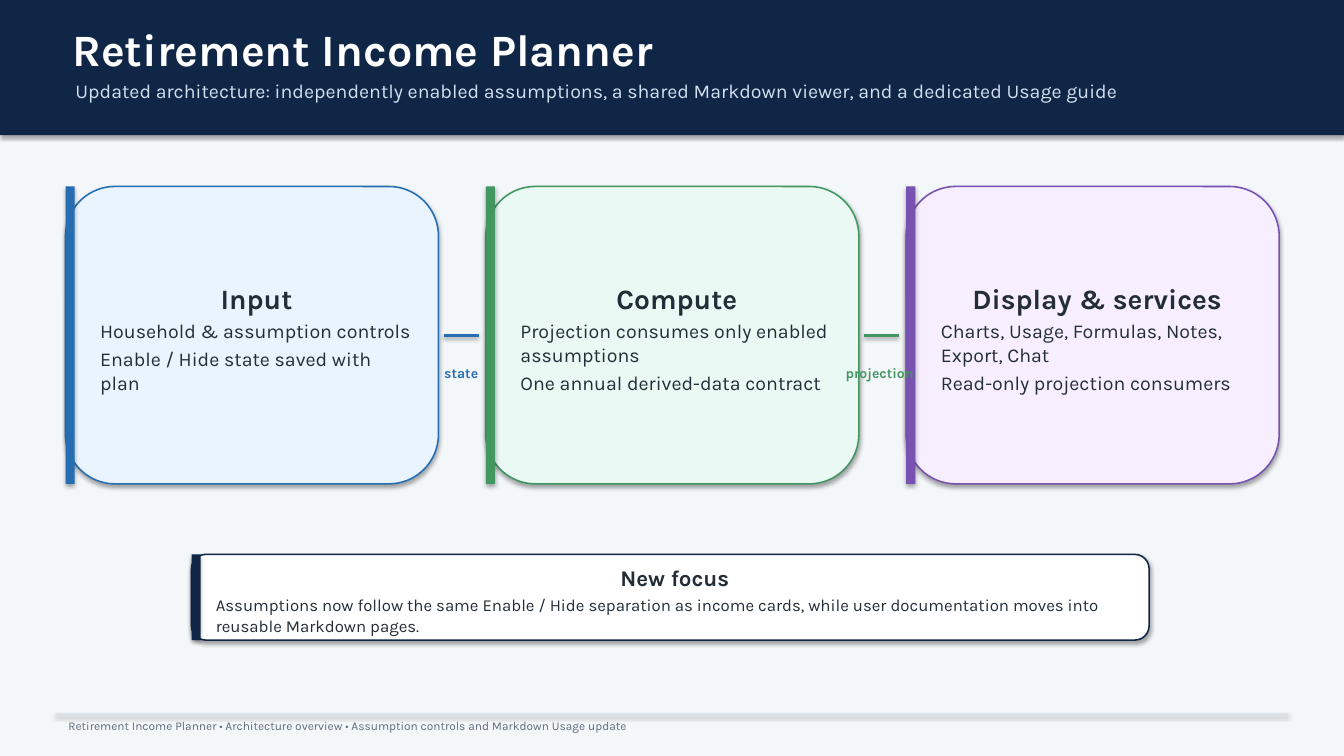
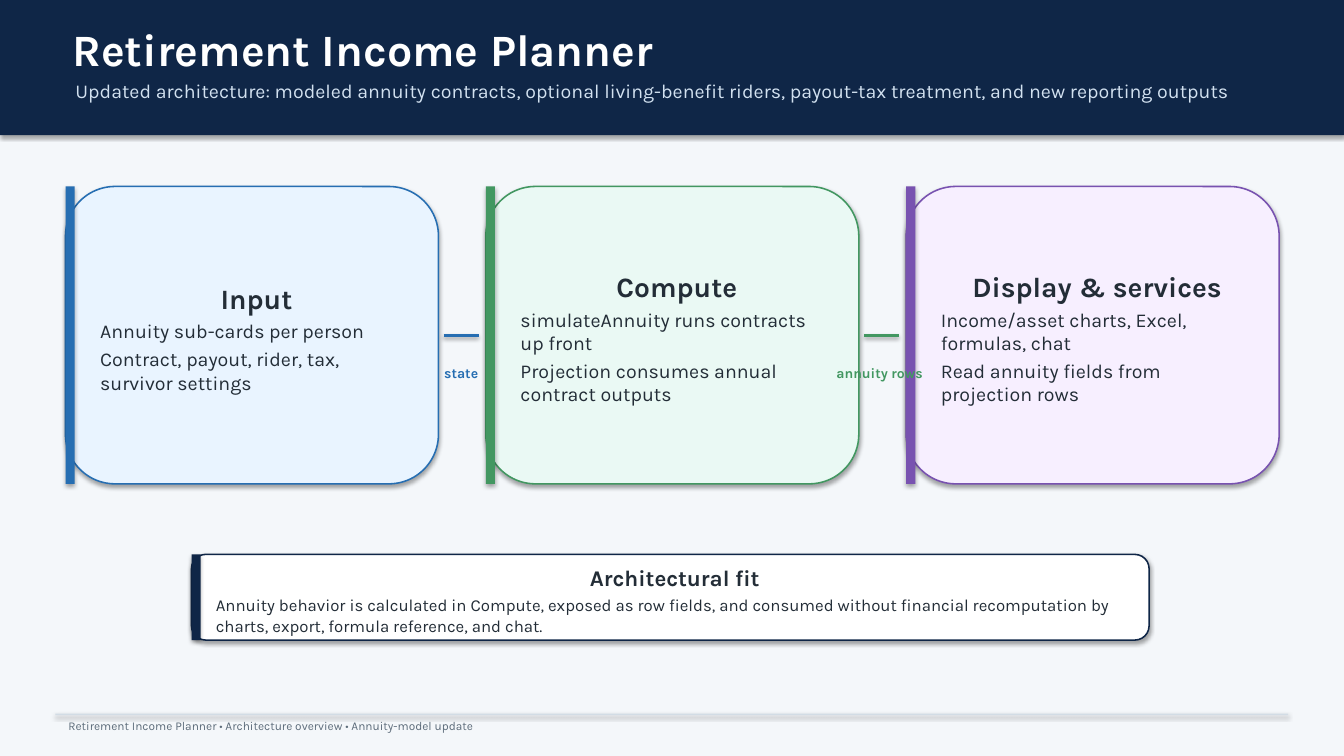
Before and after one commit to howardc64/retirefin, a slide deck: slide 1 of docs/retirement_income_planner_architecture.pptx. Drawn at 1344x756 pixels with LibreOffice and Linux fonts; fonts in the diff are those of the drawing. Boxes give left, top, right and bottom in pixels: in the first picture for what was removed or moved away, otherwise in the second. Text is boxed around its words. In the diff, an @@ line names an element or a change of style, - is before the commit and + after.

```diff
--- a/docs/retirement_income_planner_architecture.pptx
+++ b/docs/retirement_income_planner_architecture.pptx
@@ text at (x1=75, y1=84, x2=1228, y2=103): text changed @@
-Updated architecture: independently enabled assumptions, a shared Markdown viewer, and a dedicated Usage guide
+Updated architecture: modeled annuity contracts, optional living-benefit riders, payout-tax treatment, and new reporting outputs
@@ text in rounded rectangle at (x1=100, y1=324, x2=363, y2=395): text changed @@
-Household & assumption controls
-Enable / Hide state saved with plan
+Annuity sub-cards per person
+Contract, payout, rider, tax, survivor settings
@@ text in rounded rectangle at (x1=520, y1=313, x2=806, y2=406): text changed @@
-Projection consumes only enabled assumptions
-One annual derived-data contract
+simulateAnnuity runs contracts up front
+Projection consumes annual contract outputs
@@ text in rounded rectangle at (x1=941, y1=312, x2=1187, y2=406): text changed @@
-Charts, Usage, Formulas, Notes, Export, Chat
-Read-only projection consumers
+Income/asset charts, Excel, formulas, chat
+Read annuity fields from projection rows
@@ text at (x1=836, y1=365, x2=922, y2=382): text changed @@
-projection
+annuity rows
@@ text in rounded rectangle at (x1=216, y1=570, x2=1109, y2=636): text changed @@
-New focus
-Assumptions now follow the same Enable / Hide separation as income cards, while user documentation moves into reusable Markdown pages.
+Architectural fit
+Annuity behavior is calculated in Compute, exposed as row fields, and consumed without financial recomputation by charts, export, formula reference, and chat.
@@ text at (x1=68, y1=722, x2=473, y2=733): text changed @@
-Retirement Income Planner • Architecture overview • Assumption controls and Markdown Usage update
+Retirement Income Planner • Architecture overview • Annuity-model update
```
Also in this commit, not shown: 8 slides added, 8 slides removed, 20 other files.
